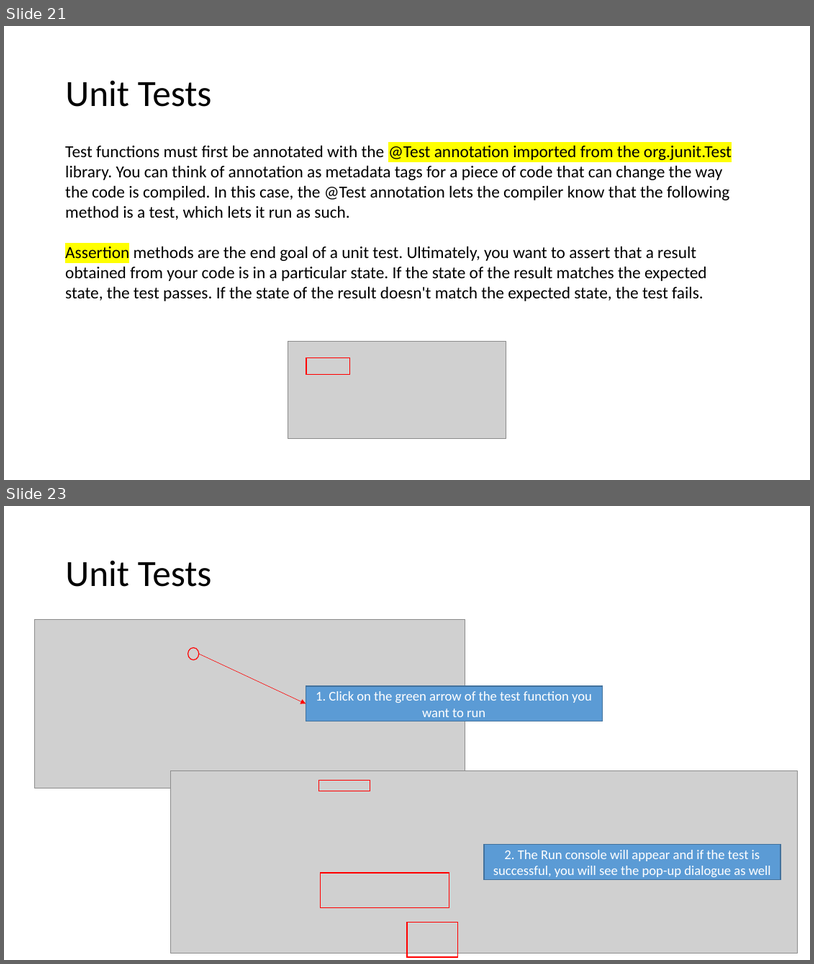
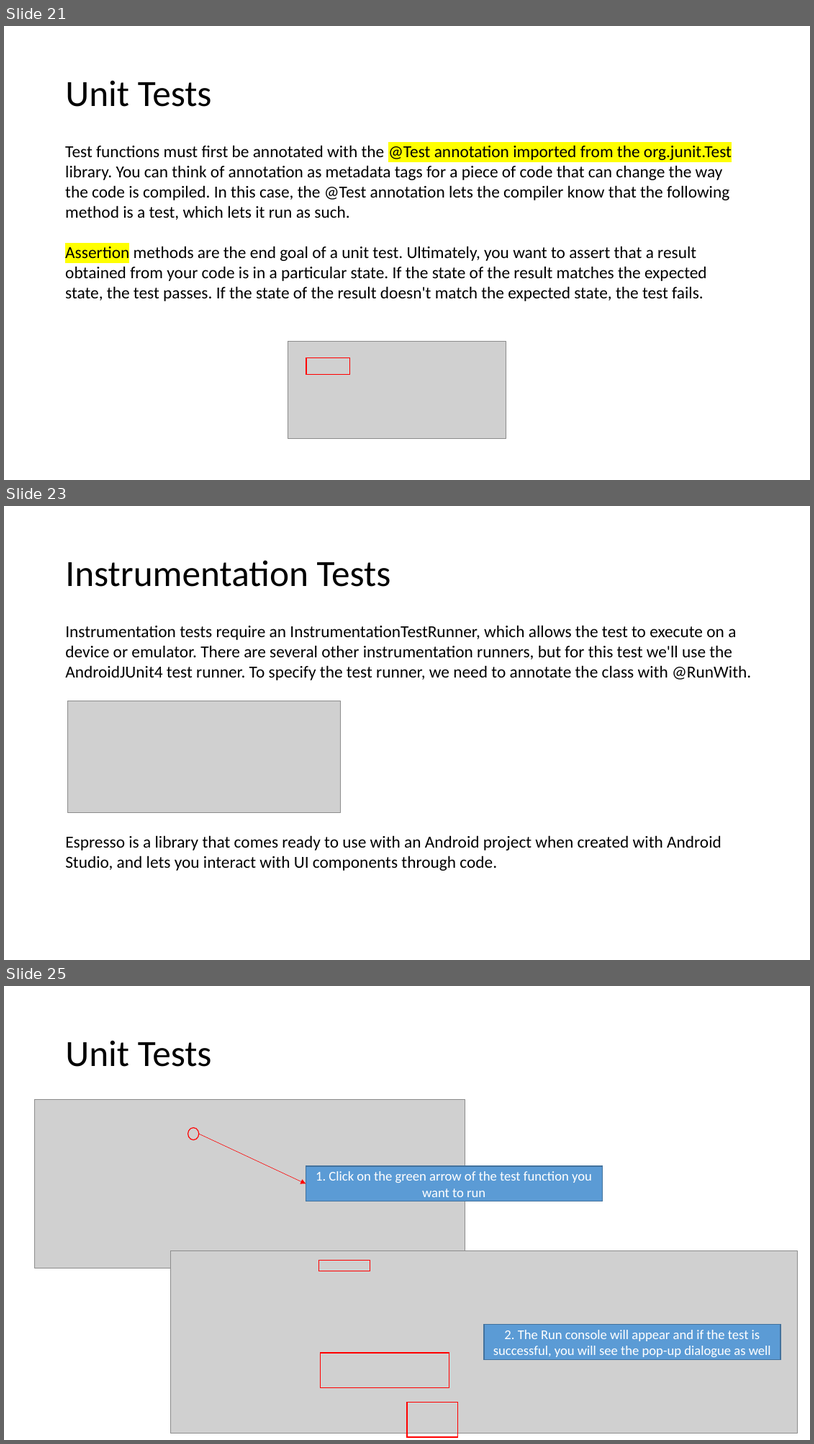
Before and after one commit to joellecorliss/Associate-Android-Developer, a slide deck: Android Basics in Kotlin.pptx. Shown one above the other, each under a label of ours: slides 21 and 23 before the commit, slides 21, 23 and 25 after it; the slides between them are not shown. The pictures are 814x964 and 814x1444 pixels, drawn with LibreOffice and Linux fonts; fonts in the diff are those of the drawing; grey boxes stand for pictures. Boxes give left, top, right and bottom in pixels: in the first picture for what was removed or moved away, otherwise in the second. Text is boxed around its words. In the diff, an @@ line names an element or a change of style, - is before the commit and + after.

```diff
--- a/Android Basics in Kotlin.pptx
+++ b/Android Basics in Kotlin.pptx
@@ slide 23 added at (4,506,810,960), background #FFFFFF @@
@@ title added at (65,560,391,587), 44 pt, text #000000 @@
+Instrumentation Tests
@@ text added at (65,625,751,680), 20 pt, text #000000 @@
+Instrumentation tests require an InstrumentationTestRunner, which allows the test to execute on a device or emulator. There are several other instrumentation runners, but for this test we'll use the AndroidJUnit4 test runner. To specify the test runner, we need to annotate the class with @RunWith.
@@ picture added at (67,701,341,813) @@
@@ text added at (65,835,722,870), 20 pt, text #000000 @@
+Espresso is a library that comes ready to use with an Android project when created with Android Studio, and lets you interact with UI components through code.
@@ what was slide 23 is now slide 25 @@
```
Also in this commit, not shown: 1 slide changed, 1 other slide added.
